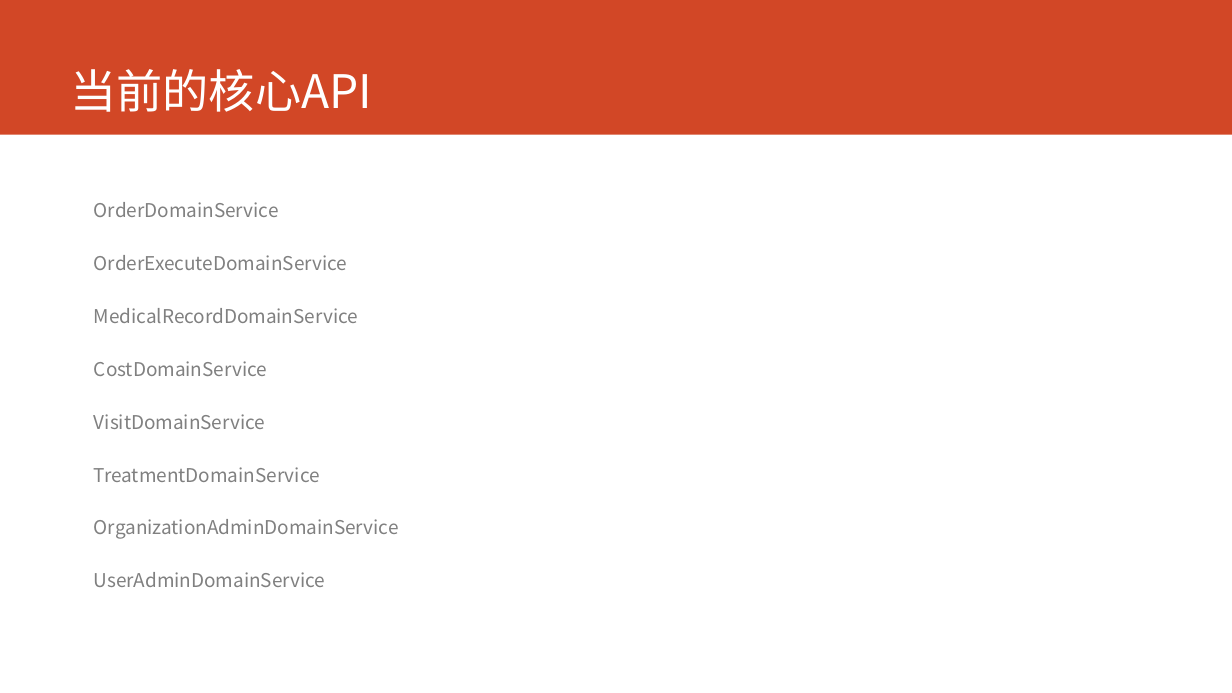
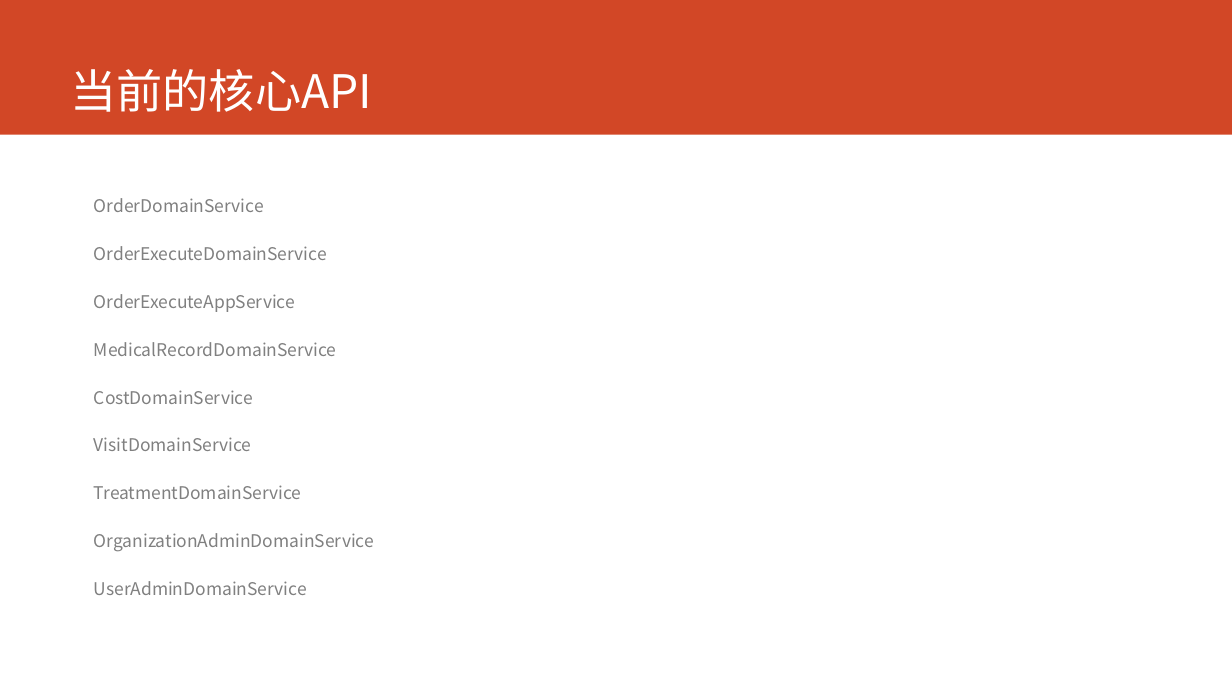
Before and after one commit to lixiangqi-github/hospital, a slide deck: slide 5 of doc/技术交流/技术交流-2017-8-28.pptx. Drawn at 1232x693 pixels with LibreOffice and Linux fonts; fonts in the diff are those of the drawing. Boxes give left, top, right and bottom in pixels: in the first picture for what was removed or moved away, otherwise in the second. Text is boxed around its words. In the diff, an @@ line names an element or a change of style, - is before the commit and + after.

```diff
--- a/doc/技术交流/技术交流-2017-8-28.pptx
+++ b/doc/技术交流/技术交流-2017-8-28.pptx
@@ text at box(94, 198, 374, 595): size 14.8 to 13.6 pt in "OrderDomainService", "OrderExecuteDomainService", "MedicalRecordDomainService", "CostDomainService" and 4 more places; line spacing 1.4 to 1.3 @@
@@ text at box(94, 294, 295, 312): paragraph added @@
+OrderExecuteAppService
```
Also in this commit, not shown: 1 slide added.
